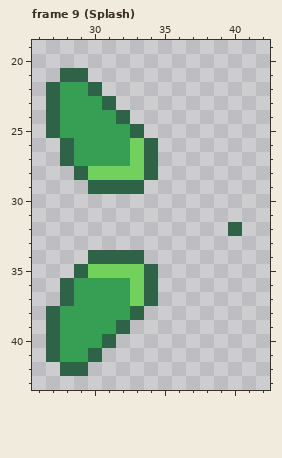
File history of a pixel-art file, Biogenesis_SNZA/Assets/Sprites/Maps/Props/Bola de acido.aseprite. Above is the file before it was changed.
64x64 pixels, 12 frames. Shown: frame 9 (Splash): x 26..42, y 19..43. The old version is drawn lined up with the new one. The commit also changed other frames, which this record leaves out.
The result:
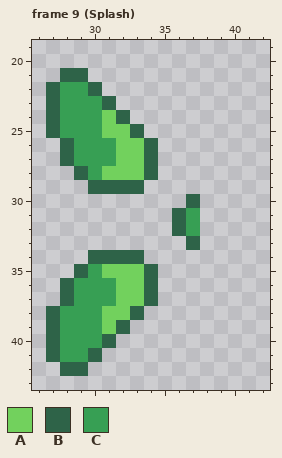
Palette (. is transparent): A #72d15d  B #2e6348  C #379f54
Diff:
whole drawing moved by +2,+0 (the old picture is shown already moved)
Frame 9 (Splash):
The author changed colour C to colour A in row 24 at x 31; in row 25 at x 31 to 32; in rows 26 to 27 at x 32; in rows 36 to 37 at x 32; in row 38 at x 31 to 32; in row 39 at x 31.
Colour B now appears in row 30 at x 37; in rows 31 to 32 at x 36; in row 33 at x 37.
Colour C now appears in rows 31 to 32 at x 37.
The author changed colour A to colour C in row 28 at x 30; in row 35 at x 30.
The author cleared colour B in row 32 at x 40.
Pixel boxes of the changes (left, top, right, bottom) in both pictures:
changed: (88, 110, 242, 334)
